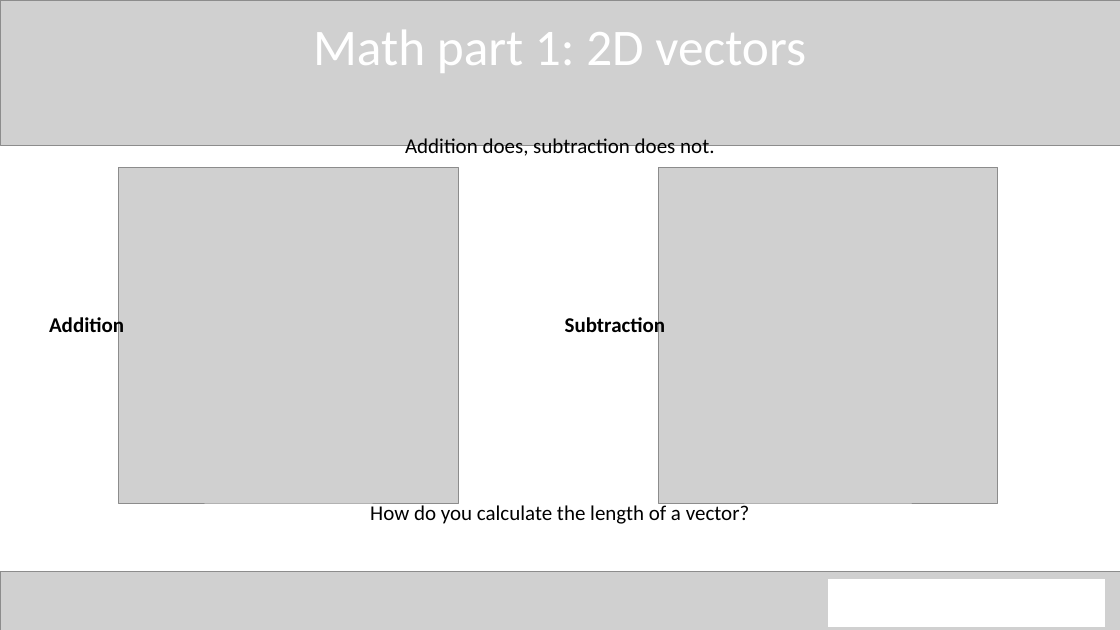
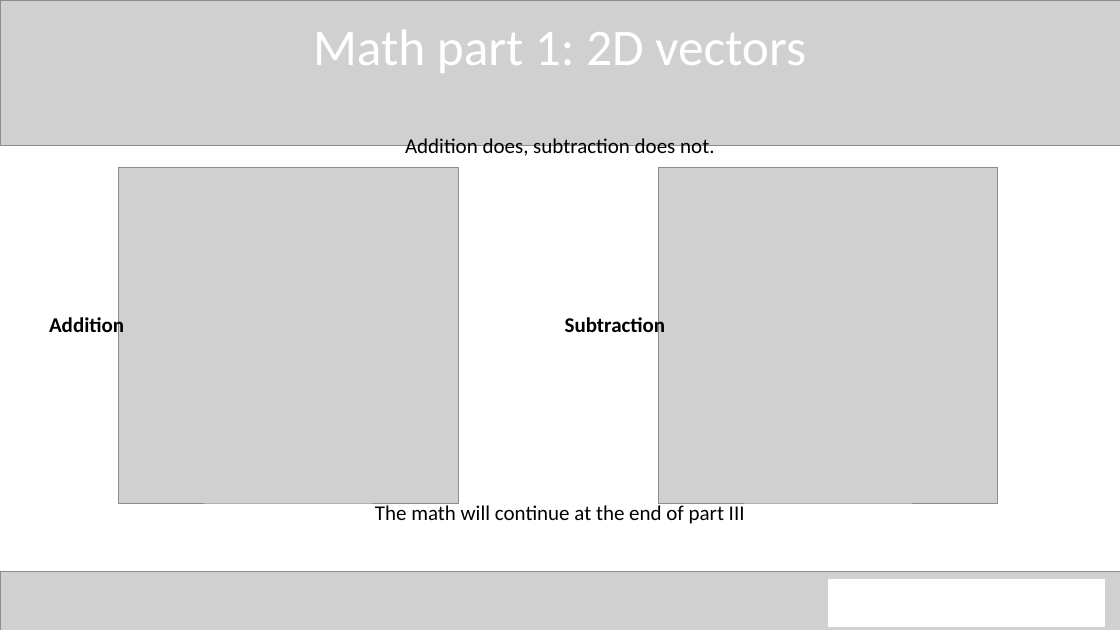
Before and after one commit to QuincyJacobs/WebGLTutorial, a slide deck: slide 61 of Presentation/Presentation WebGL.pptx. Drawn at 1120x630 pixels with LibreOffice and Linux fonts; fonts in the diff are those of the drawing; grey boxes stand for pictures. Boxes give left, top, right and bottom in pixels: in the first picture for what was removed or moved away, otherwise in the second. Text is boxed around its words. In the diff, an @@ line names an element or a change of style, - is before the commit and + after.

```diff
--- a/Presentation/Presentation WebGL.pptx
+++ b/Presentation/Presentation WebGL.pptx
@@ text at <box>375,503,745,524</box>: text changed @@
-How do you calculate the length of a vector?
+The math will continue at the end of part III
```
Also in this commit, not shown: 3 slides added, 3 other files.
